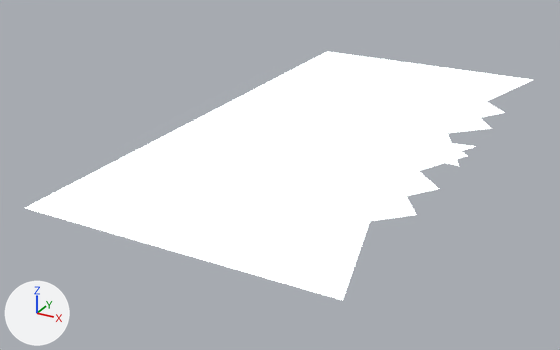
The Blender file source/blend/Font.blend as it was, and as the next commit left it.
Before and after are seen from a camera (50 mm lens) standing at (0.803, -0.701, 0.49) and looking at (0.183, 0.427, -0.073). The lights are fixed; the arrows at lower left show +X, +Y and +Z. The older version comes first. The same objects are shown in both versions, whatever each file hides.

The first picture shows '1', '3', '4', '5', '6', '7', '8', 'A', 'B', 'C', 'D'.
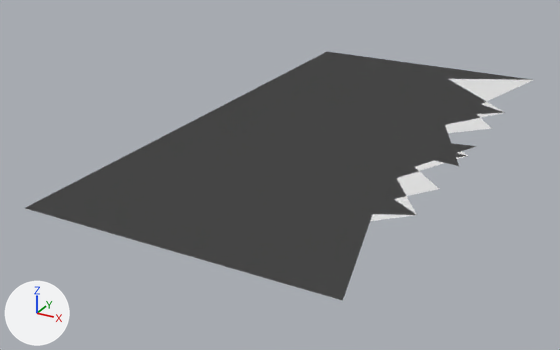
Diff of the bpy script that builds the scene:
```diff
--- a/source/blend/Font.blend.py
+++ b/source/blend/Font.blend.py
@@ me_b @@
 me_b.from_pydata(...)  # 6 vertices, 2 faces; spans x 0.0..1.0, y -1.0..1.0, z 0.0
-me_b.materials.append(mat_m_w_c1_001)
@@ me_c @@
 me_c.from_pydata(...)  # 6 vertices, 2 faces; spans x 0.0..1.0, y -1.0..1.0, z 0.0
-me_c.materials.append(mat_m_w_c1_001)
@@ me_d @@
 me_d.from_pydata(...)  # 3 vertices, 1 face; spans x 0.0..1.0, y -1.0..1.0, z 0.0
-me_d.materials.append(mat_m_w_c1_001)
@@ me_a @@
 me_a.from_pydata(...)  # 6 vertices, 2 faces; spans x 0.0..1.0, y -1.0..1.0, z 0.0
-me_a.materials.append(mat_m_w_c1_001)
@@ me_1 @@
 me_1.from_pydata(...)  # 6 vertices, 2 faces; spans x 0.0..1.0, y -1.0..1.0, z 0.0
-me_1.materials.append(mat_m_w_c1_001)
@@ me_3 @@
 me_3.from_pydata(...)  # 9 vertices, 3 faces; spans x 0.0..1.0, y -1.0..1.0, z 0.0
-me_3.materials.append(mat_m_w_c1_001)
@@ me_4 @@
 me_4.from_pydata(...)  # 6 vertices, 2 faces; spans x 0.0..1.0, y -1.0..1.0, z 0.0
-me_4.materials.append(mat_m_w_c1_001)
@@ me_5 @@
 me_5.from_pydata(...)  # 9 vertices, 3 faces; spans x 0.0..1.0, y -1.0..1.0, z 0.0
-me_5.materials.append(mat_m_w_c1_001)
@@ me_6 @@
 me_6.from_pydata(...)  # 6 vertices, 2 faces; spans x 0.0..1.0, y -1.0..1.0, z 0.0
-me_6.materials.append(mat_m_w_c1_001)
@@ me_8 @@
 me_8.from_pydata(...)  # 12 vertices, 4 faces; spans x 0.0..1.0, y -1.0..1.0, z 0.0
-me_8.materials.append(mat_m_w_c1_001)
@@ me_7 @@
 me_7.from_pydata(...)  # 6 vertices, 2 faces; spans x 0.0..1.0, y -1.0..1.0, z 0.0
-me_7.materials.append(mat_m_w_c1_001)
@@ me_6_001 @@
 me_6_001.from_pydata(...)  # 6 vertices, 2 faces; spans x 0.0..1.0, y -1.0..1.0, z 0.0
-me_6_001.materials.append(mat_m_w_c1_001)
```

Where the change shows, as pixel boxes [x1, y1, x2, y2] in the pictures (560 x 350 px):
'5', recoloured: [26, 52, 400, 300] in both
'8', recoloured (darker): [166, 65, 492, 249] in both
'3', recoloured: [135, 75, 475, 242] in both
'C', recoloured: [168, 67, 505, 248] in both
'B', recoloured: [27, 52, 502, 215] in both
'1', recoloured: [167, 65, 421, 298] in both
'9', recoloured: [168, 67, 476, 248] in both
'A', recoloured: [41, 68, 422, 300] in both
'7', recoloured: [39, 52, 533, 248] in both
'6', recoloured: [167, 65, 466, 249] in both
'4', recoloured: [170, 67, 472, 247] in both
'D', recoloured: [42, 52, 468, 204] in both
